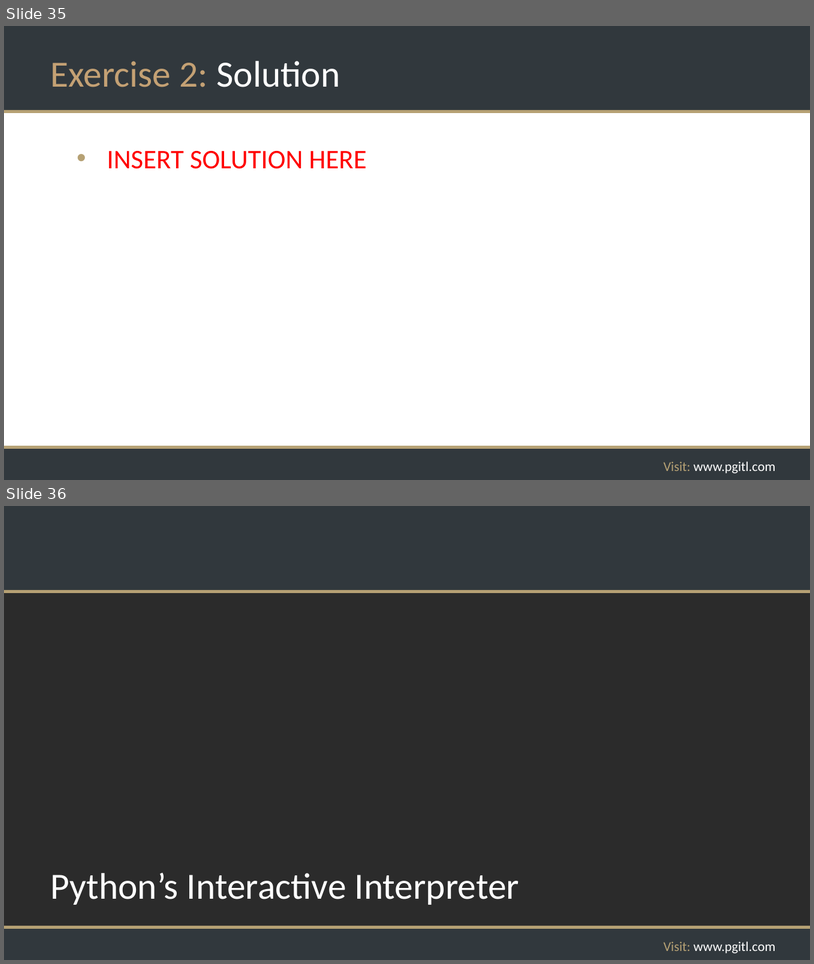
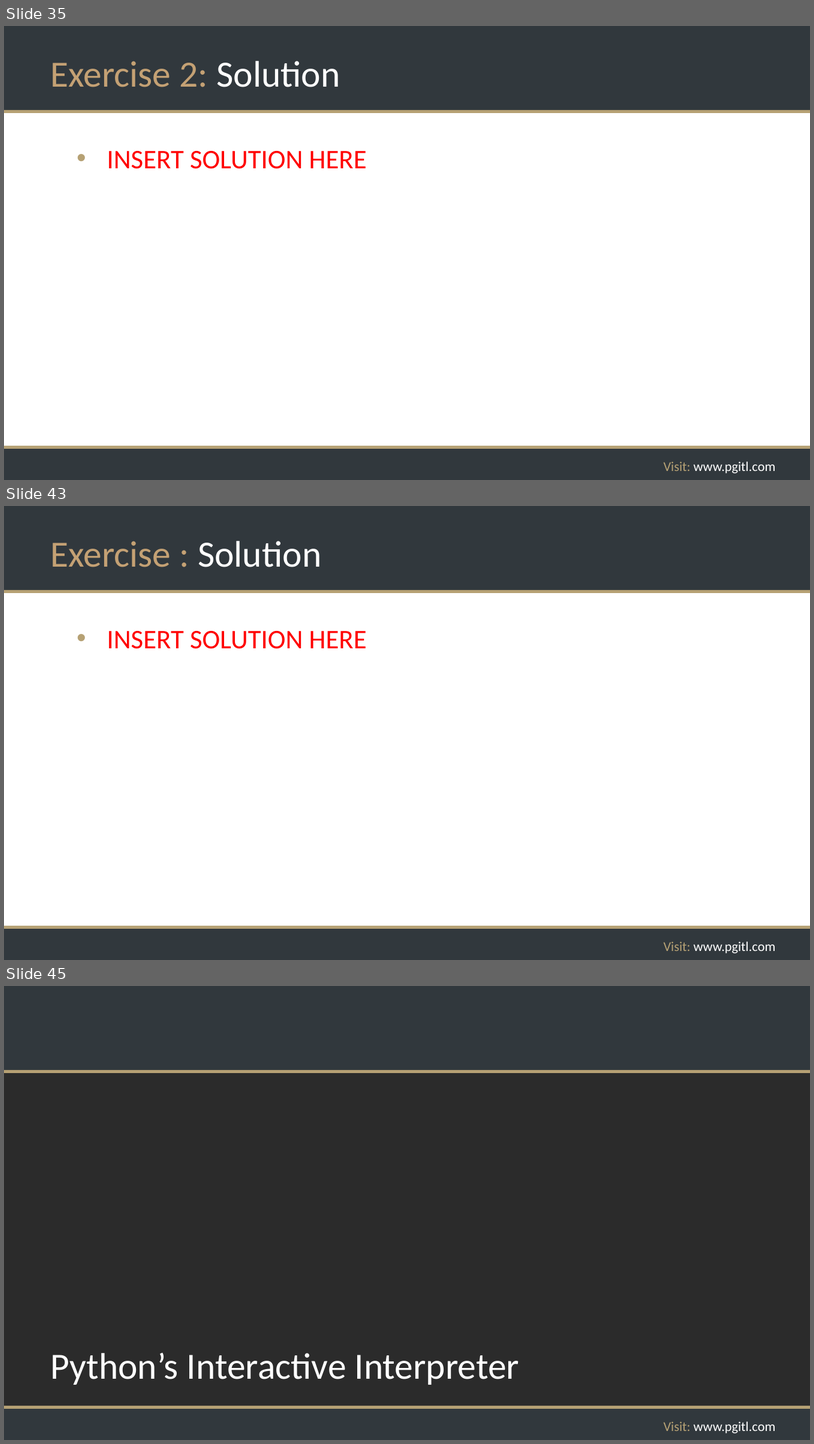
Before and after one commit to rikkouri/project-a, a slide deck: Programming Foundations.pptx. Shown one above the other, each under a label of ours: slides 35 and 36 before the commit, slides 35, 43 and 45 after it; the slides between them are not shown. The pictures are 814x964 and 814x1444 pixels, drawn with LibreOffice and Linux fonts; fonts in the diff are those of the drawing; background and template pictures are left out; a plain dark background stands for a picture behind light text. Boxes give left, top, right and bottom in pixels: in the first picture for what was removed or moved away, otherwise in the second. Text is boxed around its words. In the diff, an @@ line names an element or a change of style, - is before the commit and + after.

```diff
--- a/Programming Foundations.pptx
+++ b/Programming Foundations.pptx
@@ slide 43 added at [4, 506, 810, 960], background #FFFFFF; not listed: 5 template elements that a slide beside it also shows @@
@@ title added at [50, 541, 321, 567], 44 pt, text #C4A174 @@
+Exercise : Solution
@@ text added at [107, 631, 367, 649], 32 pt, text #FF0000 @@
+• INSERT SOLUTION HERE
@@ what was slide 36 is now slide 45 @@
```
Also in this commit, not shown: 1 slide changed, 13 other slides added.
